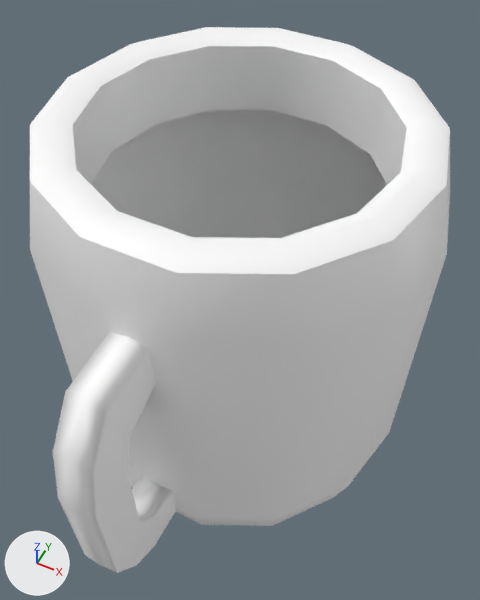
The FBX model ggj-2018/Assets/Game/Models/Creatures/Coffee.fbx: old version first, new version second.
Camera for both pictures: a 50 mm camera at (0.1902, -0.9194, 0.7129) aimed at (0.011, -0.561, 0.2649). Every picture has the same lights, and +X, +Y and +Z are marked at lower left. Where no turn or scale is listed for an object, it has been applied to the vertices.
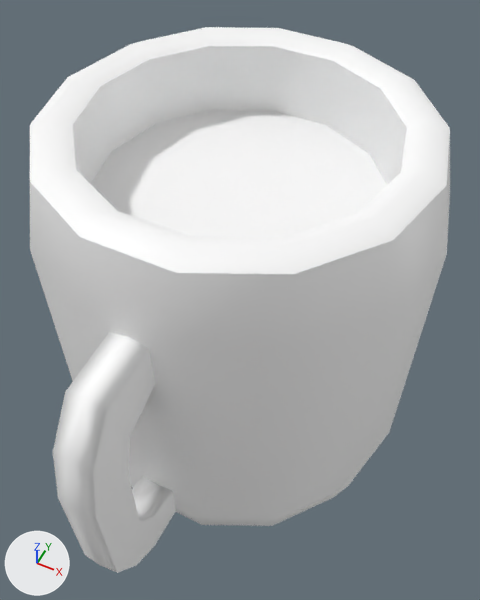
The change, as JSON lines over the scene's bpy script:
```json
{"block": "me_mesh", "where": "me_mesh.from_pydata(...)  # 158 vertices, 144 faces; spans x -0.105..0.233, y -0.253..0.165, z 0.0..0.379"}
{"block": "me_mesh", "where": "# used by ob_polysurface1; location = (-0.064, -0.5403, 0.0614)"}
{"block": "me_mesh", "where": "# verts and faces of me_mesh; kept vertices keep their numbers, new ones are numbered from 158"}
{"block": "me_mesh", "where": "# before: 85 (0.175, 0.054, 0.308), 86 (0.141, 0.097, 0.308) at pixel (369, 153), 87 (0.092, 0.12, 0.308) at pixel (326, 125), 88 (0.037, 0.12, 0.308) at pixel (270, 109), 89 (-0.013, 0.097, 0.308) at pixel (211, 109)"}
{"block": "me_mesh", "where": "# before: 90 (-0.047, 0.054, 0.308) at pixel (156, 123), 91 (-0.059, 0.0, 0.308) at pixel (111, 151), 92 (-0.047, -0.054, 0.308), 93 (-0.013, -0.097, 0.308), 94 (0.037, -0.12, 0.308)"}
{"block": "me_mesh", "where": "# before: 95 (0.092, -0.12, 0.308), 96 (0.141, -0.097, 0.308), 97 (0.175, -0.054, 0.308), 98 (0.188, 0.0, 0.308)"}
{"block": "me_mesh", "change": "me_mesh part 1"}
{"op": "add", "block": "me_mesh", "code": "verts[158] = (0.064, 0.0, 0.308)  # pixel (239, 192)"}
{"op": "add", "block": "me_mesh", "code": "faces += [(85, 86, 158), (86, 87, 158), (87, 88, 158), (88, 89, 158), (89, 90, 158), (90, 91, 158)]"}
{"op": "add", "block": "me_mesh", "code": "faces += [(91, 92, 158), (92, 93, 158), (93, 94, 158), (94, 95, 158), (95, 96, 158), (96, 97, 158)]"}
{"op": "add", "block": "me_mesh", "code": "faces += [(97, 98, 158), (85, 158, 98)]"}
```

Boxes [x1, y1, x2, y2] around the edits, measured in the pictures (480 x 600 px):
```json
{"part": 1, "of": "me_mesh", "change": "added", "after": [91, 110, 387, 238]}
```
